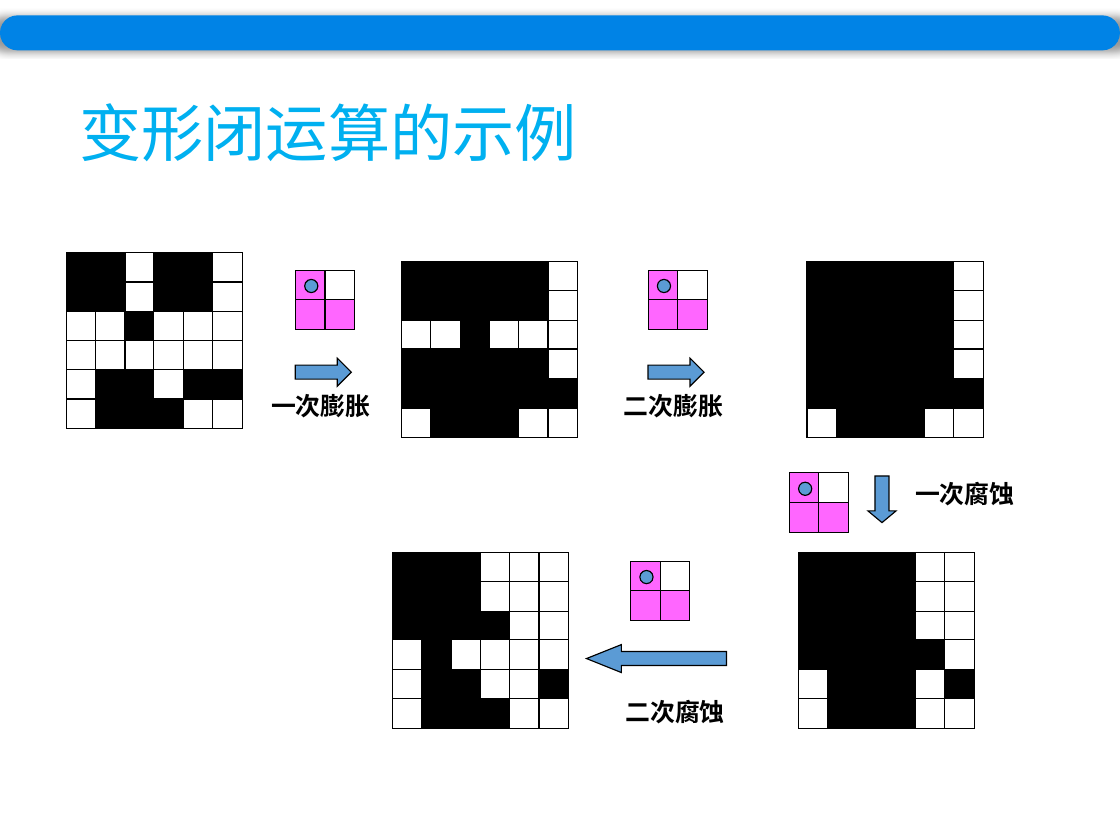
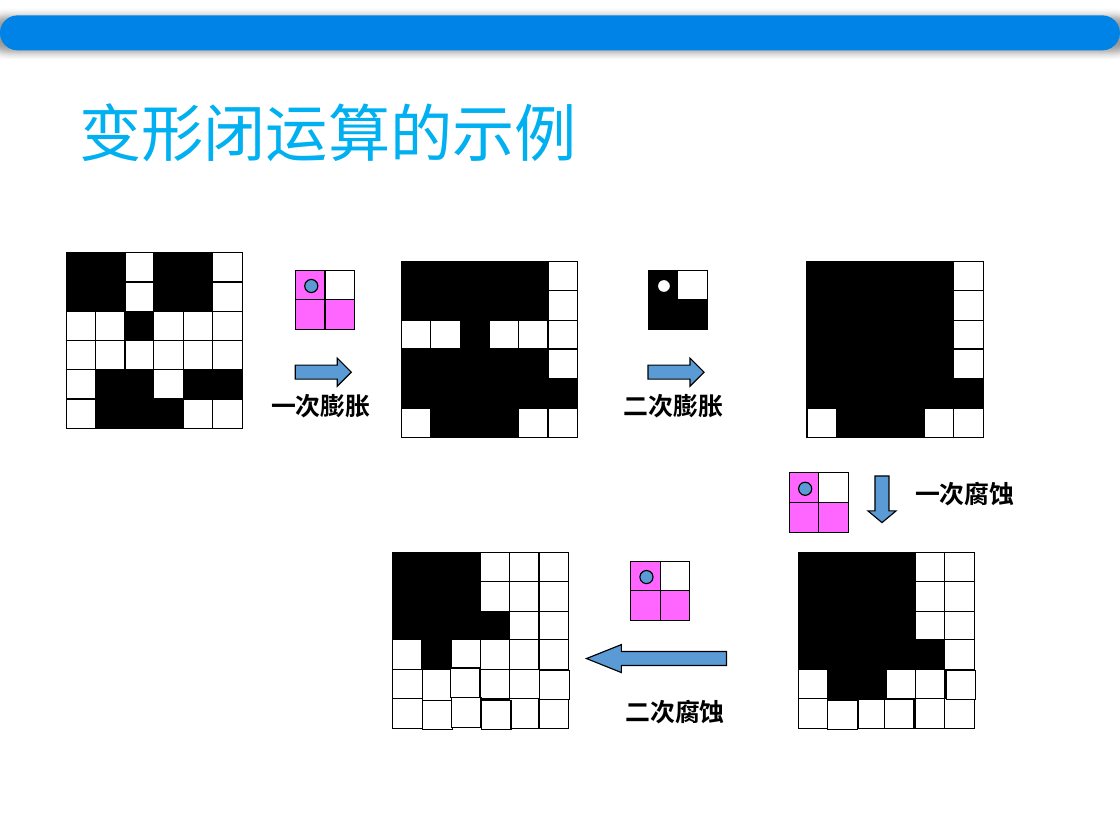
Before and after one commit to wuyirui/wuyirui.github.io, a slide deck: slide 40 of ppt/Chapter10.pptx. Drawn at 1120x840 pixels with LibreOffice and Linux fonts; fonts in the diff are those of the drawing. Boxes give left, top, right and bottom in pixels: in the first picture for what was removed or moved away, otherwise in the second. Text is boxed around its words. In the diff, an @@ line names an element or a change of style, - is before the commit and + after.

```diff
--- a/ppt/Chapter10.pptx
+++ b/ppt/Chapter10.pptx
@@ ellipse at box(657, 279, 671, 292): fill #5B9BD5 to #FFFFFF @@
@@ fill #FF66FF to #000000 in 3 elements at box(648, 270, 679, 300), box(648, 300, 679, 330), box(678, 300, 708, 330) @@
@@ rectangle removed at box(422, 670, 452, 700) @@
@@ fill #000000 to #FFFFFF in 9 elements at box(946, 670, 977, 700), box(885, 699, 915, 729), box(540, 670, 570, 700), box(828, 700, 858, 730), box(422, 700, 452, 730), box(451, 698, 482, 728), box(859, 699, 889, 729), box(482, 700, 512, 730), box(450, 668, 480, 698) @@
@@ rectangle removed at box(886, 670, 916, 700) @@
```
Also in this commit, not shown: 1 other slide changed, 2 other files.
